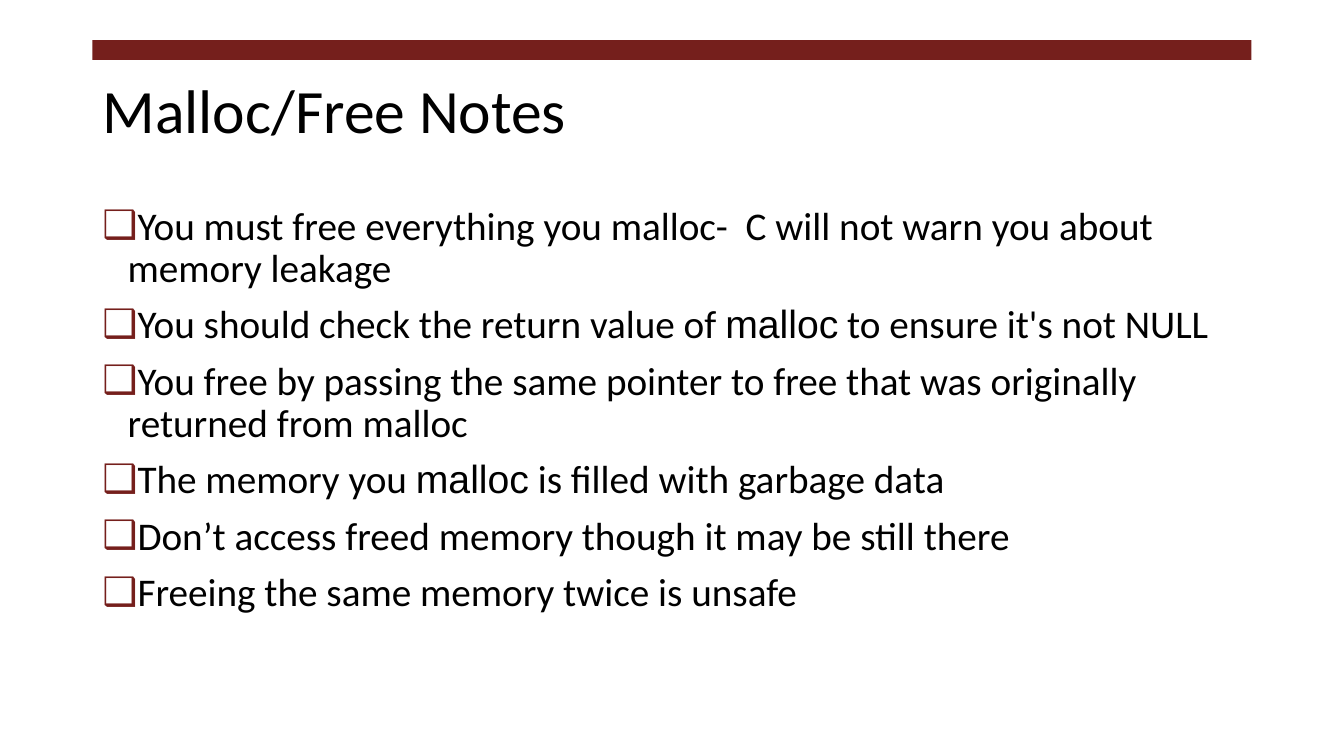
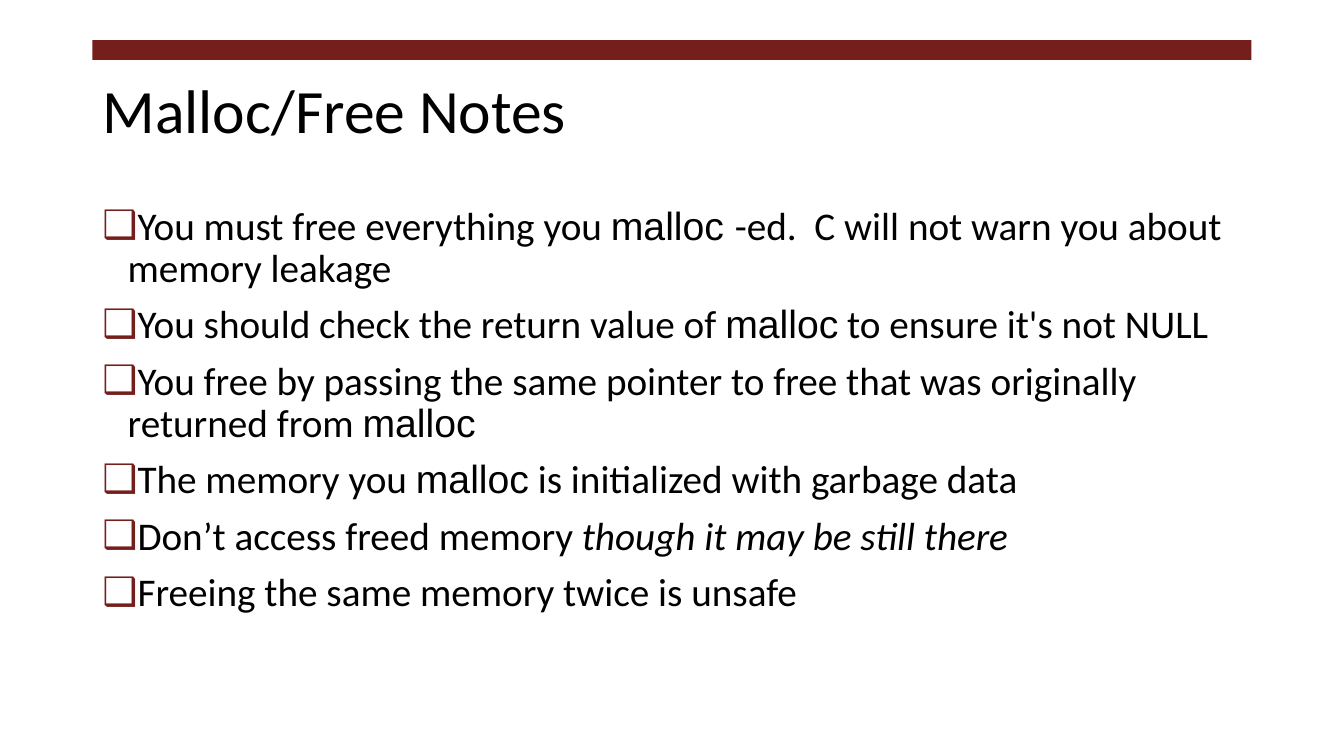
Before and after one commit to RHIT-CSSE/csse332, a slide deck: slide 11 of ClassMaterials/C_Pointers/C_KeyConcepts.pptx. Drawn at 1344x756 pixels with LibreOffice and Linux fonts; fonts in the diff are those of the drawing. Boxes give left, top, right and bottom in pixels: in the first picture for what was removed or moved away, otherwise in the second. Text is boxed around its words. In the diff, an @@ line names an element or a change of style, - is before the commit and + after.

```diff
--- a/ClassMaterials/C_Pointers/C_KeyConcepts.pptx
+++ b/ClassMaterials/C_Pointers/C_KeyConcepts.pptx
@@ text at (128, 211, 1222, 289): text changed @@
-❑ You must free everything you malloc- C will not warn you about memory leakage
+❑ You must free everything you malloc -ed. C will not warn you about memory leakage
@@ text at (128, 367, 1137, 557): font Calibri to Arial in "malloc"; italic on in "though it may be still there" @@
@@ text at (138, 464, 1017, 500): text changed @@
-❑ The memory you malloc is filled with garbage data
+❑ The memory you malloc is initialized with garbage data
```
Also in this commit, not shown: 4 other slides changed, 3 other files.
